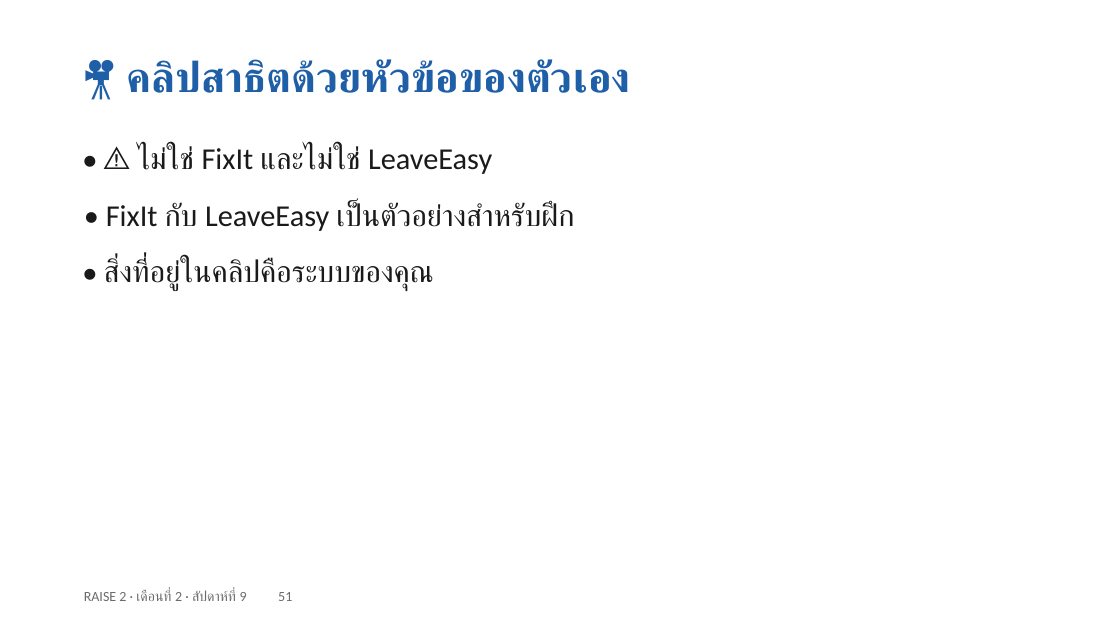
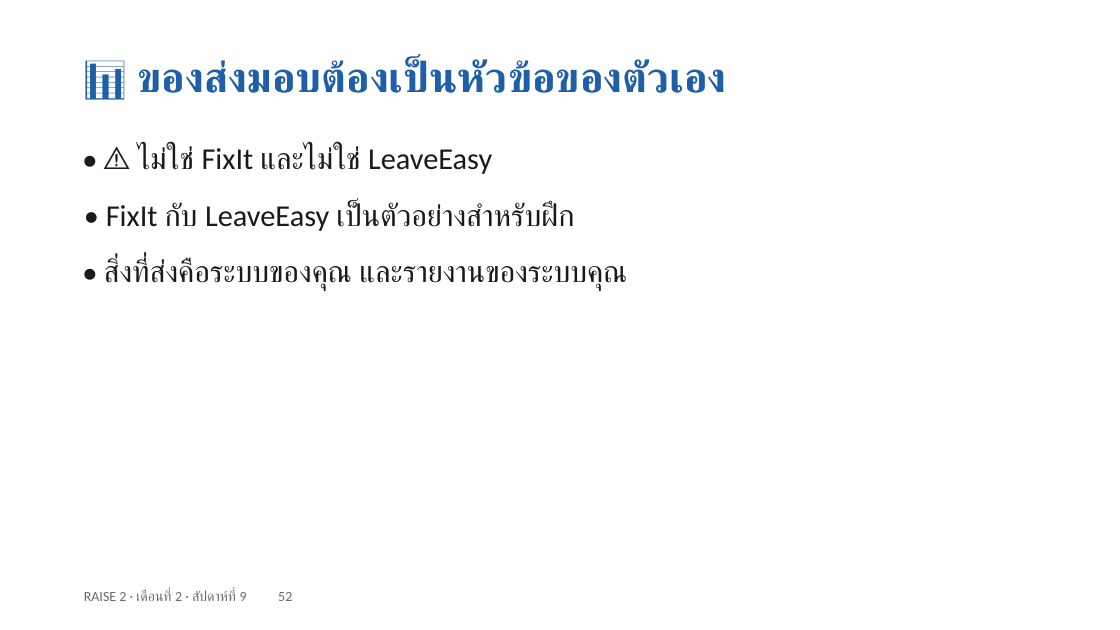
Before and after one commit to cnacha-mfu/raise2-module2, a slide deck: slide 52 of materials/week9/w9-slides.pptx (slide 51 before the commit). Drawn at 1120x630 pixels with LibreOffice and Linux fonts; fonts in the diff are those of the drawing. Boxes give left, top, right and bottom in pixels: in the first picture for what was removed or moved away, otherwise in the second. Text is boxed around its words. In the diff, an @@ line names an element or a change of style, - is before the commit and + after.

```diff
--- a/materials/week9/w9-slides.pptx
+++ b/materials/week9/w9-slides.pptx
@@ text at box(138, 60, 726, 93): text changed @@
-🎥 คลิปสาธิตด้วยหัวข้อของตัวเอง
+📊 ของส่งมอบต้องเป็นหัวข้อของตัวเอง
@@ text at box(104, 258, 627, 290): text changed @@
-• สิ่งที่อยู่ในคลิปคือระบบของคุณ
+• สิ่งที่ส่งคือระบบของคุณ และรายงานของระบบคุณ
@@ text at box(84, 590, 292, 601): text changed @@
-RAISE 2 · เดือนที่ 2 · สัปดาห์ที่ 9 51
+RAISE 2 · เดือนที่ 2 · สัปดาห์ที่ 9 52
```
Also in this commit, not shown: 55 other slides changed, 1 slide added, 2 slides removed, 8 other files.
